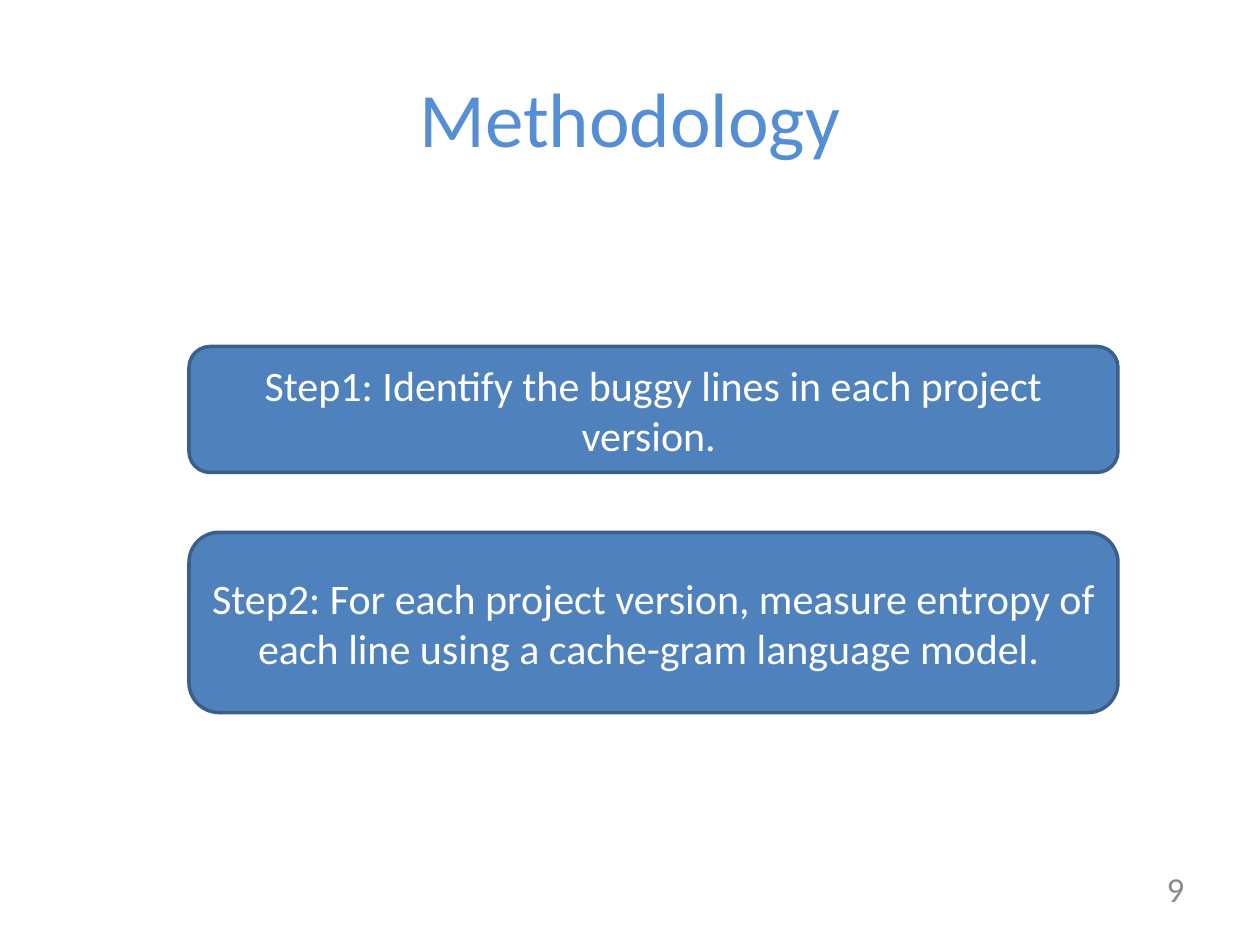
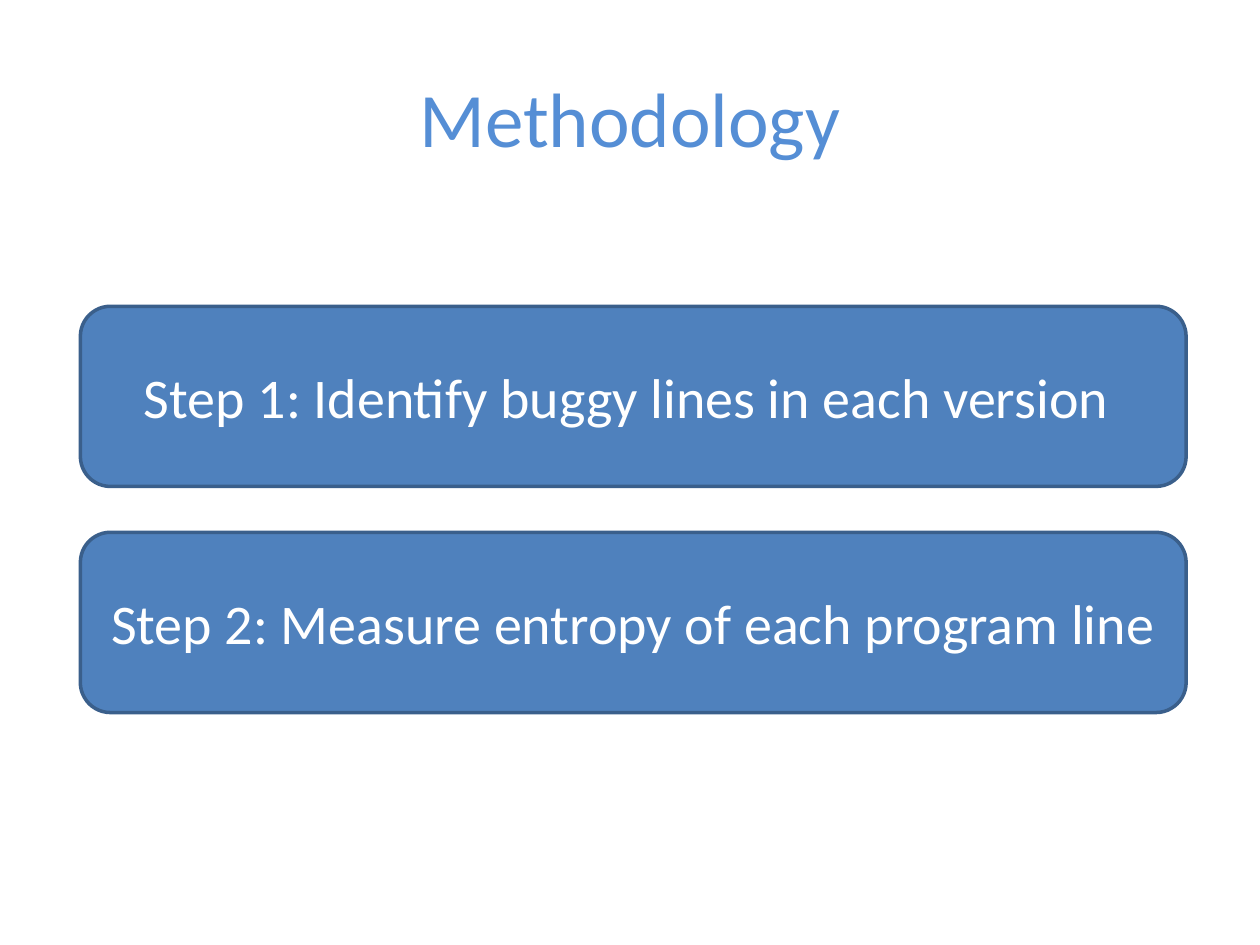
Before and after one commit to baishakhir/baishakhir.github.io, a slide deck: slide 10 of uploads/icse16-naturalness.pptx (slide 9 before the commit). Drawn at 1260x945 pixels with LibreOffice and Linux fonts; fonts in the diff are those of the drawing. Boxes give left, top, right and bottom in pixels: in the first picture for what was removed or moved away, otherwise in the second. Text is boxed around its words. In the diff, an @@ line names an element or a change of style, - is before the commit and + after.

```diff
--- a/uploads/icse16-naturalness.pptx
+++ b/uploads/icse16-naturalness.pptx
@@ rounded rectangle "Step 1: Identify buggy lines ...": place and size @@
-rounded rectangle "Step 1: Identify buggy lines ..." at box(189, 346, 1118, 472)
+rounded rectangle "Step 1: Identify buggy lines ..." at box(81, 306, 1187, 486)
@@ text in rounded rectangle at box(144, 379, 1108, 428): text changed; size 24 to 32 pt @@
-Step1: Identify the buggy lines in each project version.
+Step 1: Identify buggy lines in each version
@@ rounded rectangle "Step 2: Measure entropy of ...": place and size @@
-rounded rectangle "Step 2: Measure entropy of ..." at box(189, 532, 1118, 712)
+rounded rectangle "Step 2: Measure entropy of ..." at box(81, 532, 1187, 712)
@@ text in rounded rectangle at box(111, 605, 1154, 654): text changed; size 24 to 32 pt @@
-Step2: For each project version, measure entropy of each line using a cache-gram language model.
+Step 2: Measure entropy of each program line
@@ page number removed at box(1167, 879, 1185, 902) @@
-9
```
Also in this commit, not shown: 26 other slides changed, 7 slides added, 1 slide removed.
